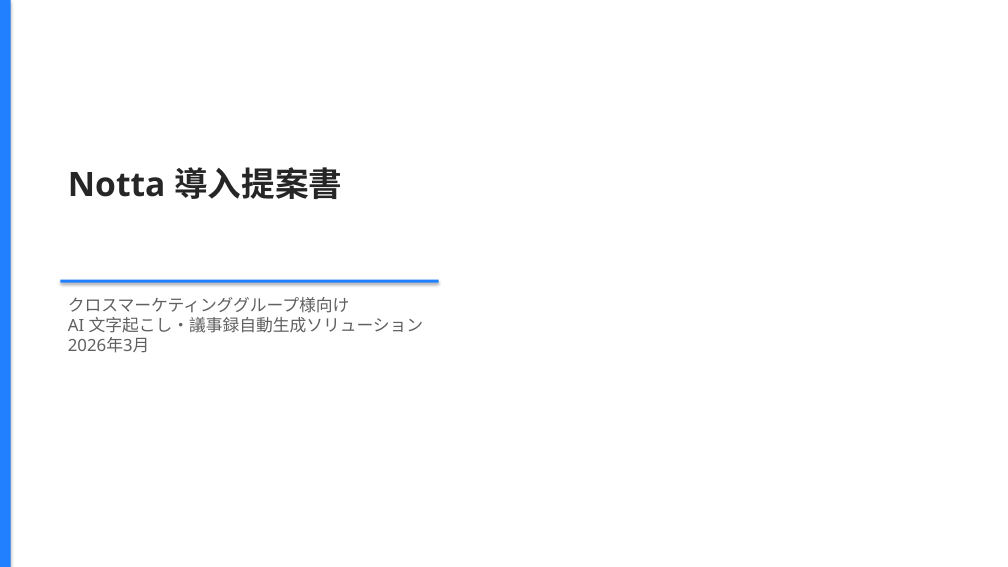
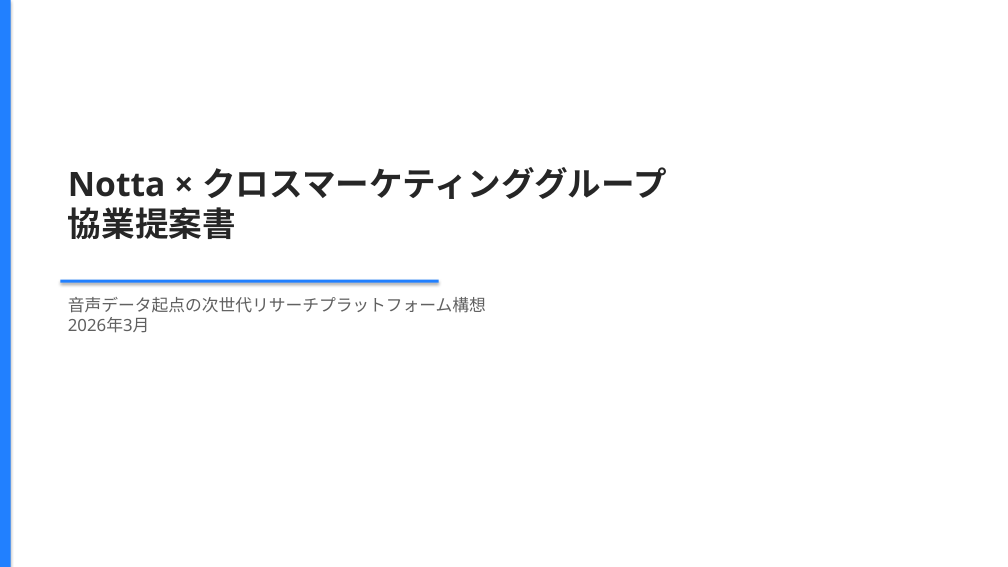
Before and after one commit to hideakikawano-beep/pptCreate, a slide deck: slide 1 of cross_marketing_notta_presentation.pptx. Drawn at 1008x567 pixels with LibreOffice and Linux fonts; fonts in the diff are those of the drawing. Boxes give left, top, right and bottom in pixels: in the first picture for what was removed or moved away, otherwise in the second. Text is boxed around its words. In the diff, an @@ line names an element or a change of style, - is before the commit and + after.

```diff
--- a/cross_marketing_notta_presentation.pptx
+++ b/cross_marketing_notta_presentation.pptx
@@ text at <box>68,167,666,239</box>: text changed @@
-Notta 導入提案書
+Notta × クロスマーケティンググループ
+協業提案書
@@ text at <box>68,297,486,333</box>: text changed @@
-クロスマーケティンググループ様向け
-AI 文字起こし・議事録自動生成ソリューション
-2026年3月
+音声データ起点の次世代リサーチプラットフォーム構想
+2026年3月
```
Also in this commit, not shown: 5 other slides changed, 5 slides added, 4 slides removed, 1 other file.
